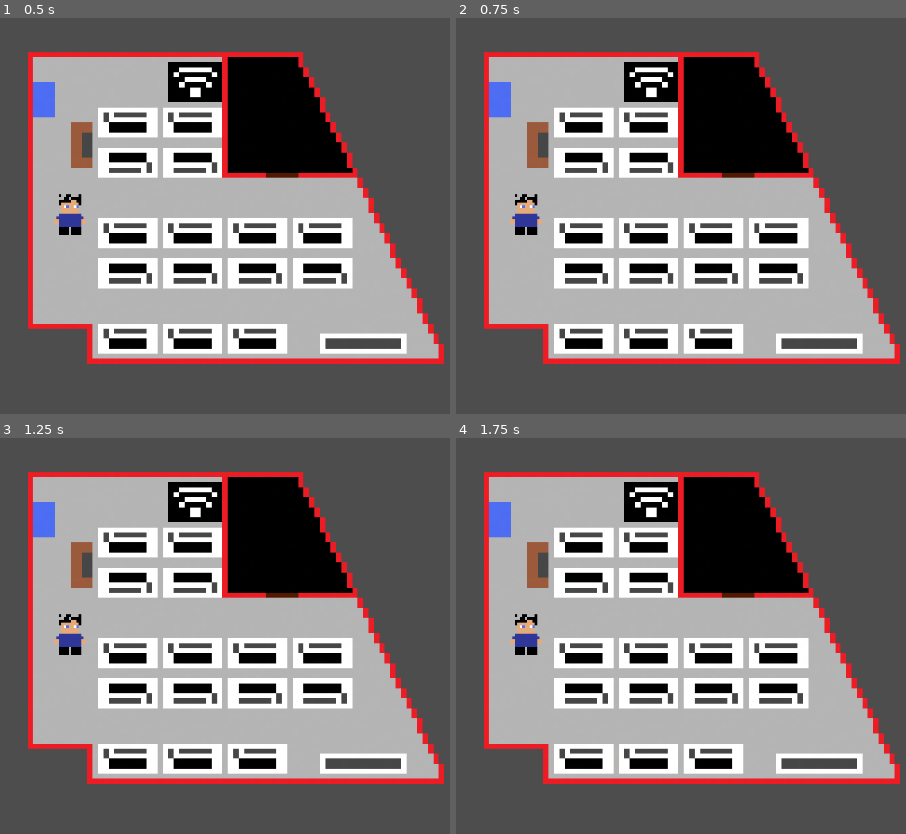
Above: before the commit, frames 1-4 (two rows, left to right).
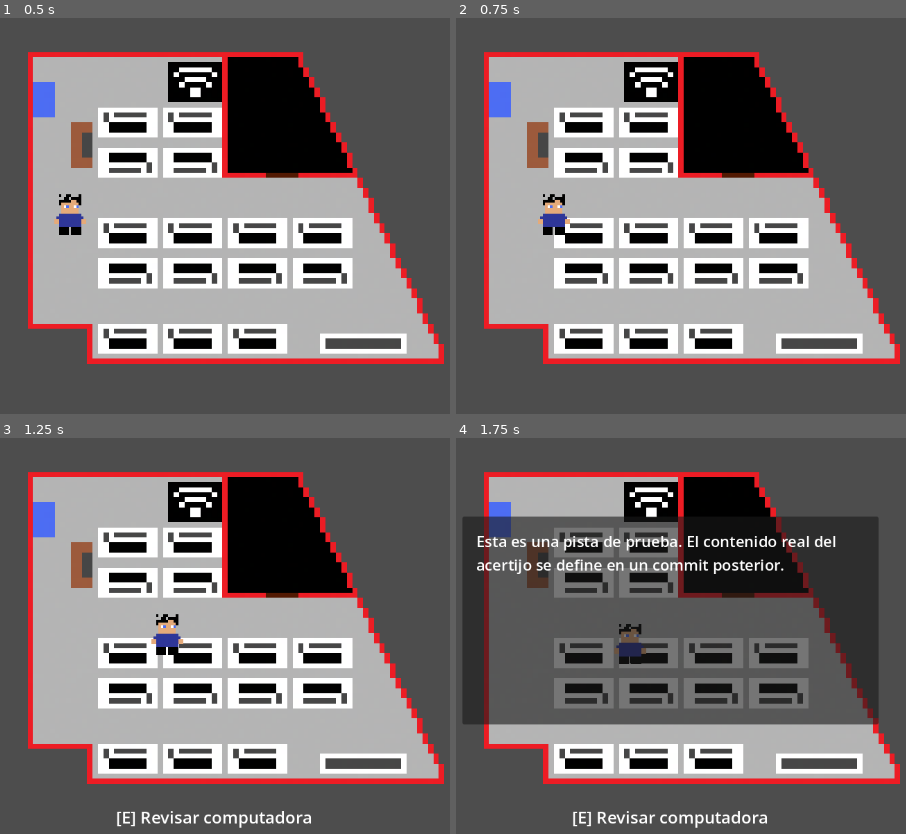
Above: after the commit, the same moments.

Repository: Instituto-Politecnico-Modelo/Four-Nights-At-Marinelli-s
Game: Godot game, scene res://niveles/nivel1.tscn
Same seed, same stepped clock (60 frames per second), same inputs: the game is played once before the commit and once after it.
Inputs:
- Up to frame 1 (0.5 s): no input
- Up to frame 2 (0.75 s): tap Enter at 0.5 s; hold D (mover_derecha, bound only after the commit) from 0.53 s (still down); hold E (interactuar) from 0.53 s (still down)
- Up to frame 3 (1.25 s): keep holding D (mover_derecha, bound only after the commit); keep holding E (interactuar)
- Up to frame 4 (1.75 s): release D (mover_derecha, bound only after the commit) at 1.28 s; release E (interactuar) at 1.28 s; hold S (mover_abajo, bound only after the commit) from 1.28 s (still down); tap E (interactuar) at 1.35 s

Frame 1 is identical in both runs. In frame 2, 1.0% of the frame differs, in the area x 12-26%, y 44-55%; in frame 3, 1.7%; in frame 4, 43%, in the area x 1-94%, y 19-99%.

Commit message:
feat: escondites en escritorios, WASD y limites del mapa

Diff:
--- a/new-game-project/autoloads/game_manager.gd
+++ b/new-game-project/autoloads/game_manager.gd
@@ -8,10 +8,12 @@
 
 var estado_actual: LevelState = LevelState.INVESTIGANDO
 var ui_modal_abierta: bool = false
+var charlie_escondido: bool = false
 
 func _ready() -> void:
 	SignalBus.laptop_desbloqueada.connect(_on_laptop_unlocked)
 	SignalBus.charlie_atrapado.connect(_on_charlie_caught)
+	SignalBus.charlie_escondido.connect(_on_charlie_escondido)
 
 
 func _on_laptop_unlocked() -> void:
@@ -19,3 +21,6 @@
 
 func _on_charlie_caught() -> void:
 	estado_actual = LevelState.ATRAPADO
+
+func _on_charlie_escondido(esta_escondido: bool) -> void:
+	charlie_escondido = esta_escondido
--- a/new-game-project/niveles/nivel1.tscn
+++ b/new-game-project/niveles/nivel1.tscn
@@ -5,8 +5,26 @@
 [ext_resource type="PackedScene" uid="uid://bqxqf5j0h3n8t" path="res://ui/interaction_prompt/interaction_prompt.tscn" id="4_prompt"]
 [ext_resource type="PackedScene" uid="uid://dufntffiu550f" path="res://interactuables/computadora/computadora.tscn" id="5_computadora"]
 [ext_resource type="PackedScene" uid="uid://dqx8m2n3v4c5t" path="res://ui/pista_popup/pista_popup.tscn" id="6_pista_popup"]
-[ext_resource type="PackedScene" path="res://interactuables/laptop/laptop.tscn" id="7_laptop"]
-[ext_resource type="PackedScene" path="res://ui/password_input/password_input.tscn" id="8_password_input"]
+[ext_resource type="PackedScene" uid="uid://b8m3x7q2n5w1c" path="res://interactuables/laptop/laptop.tscn" id="7_laptop"]
+[ext_resource type="PackedScene" uid="uid://w2l04duejio6" path="res://ui/password_input/password_input.tscn" id="8_password_input"]
+
+[sub_resource type="RectangleShape2D" id="RectangleShape2D_h7kka"]
+size = Vector2(9, 399)
+
+[sub_resource type="RectangleShape2D" id="RectangleShape2D_p6c0m"]
+size = Vector2(10.363464, 491.83524)
+
+[sub_resource type="RectangleShape2D" id="RectangleShape2D_rml80"]
+size = Vector2(515.5, 11)
+
+[sub_resource type="RectangleShape2D" id="RectangleShape2D_cmcqe"]
+size = Vector2(92.5, 7)
+
+[sub_resource type="RectangleShape2D" id="RectangleShape2D_u8hoo"]
+size = Vector2(7, 56)
+
+[sub_resource type="RectangleShape2D" id="RectangleShape2D_mncda"]
+size = Vector2(396, 9)
 
 [node name="Nivel1" type="Node2D" unique_id=286532851]
 
@@ -19,14 +37,56 @@
 [node name="Charlie" parent="." unique_id=41655106 instance=ExtResource("2_re0in")]
 position = Vector2(368, 363)
 
-[node name="Computadora" parent="." unique_id=353010397 instance=ExtResource("5_computadora")]
-position = Vector2(544, 370)
-
 [node name="Laptop" parent="." unique_id=467114164 instance=ExtResource("7_laptop")]
-position = Vector2(381, 241)
+position = Vector2(385, 244)
 
 [node name="InteractionPrompt" parent="." unique_id=1269442710 instance=ExtResource("4_prompt")]
 
 [node name="PistaPopup" parent="." unique_id=1091795083 instance=ExtResource("6_pista_popup")]
 
 [node name="PasswordInput" parent="." unique_id=1145428047 instance=ExtResource("8_password_input")]
+
+[node name="Paredes" type="Node2D" parent="." unique_id=849180586]
+
+[node name="Izquierda" type="StaticBody2D" parent="Paredes" unique_id=2146413881]
+position = Vector2(311, 310)
+
+[node name="CollisionShape2D" type="CollisionShape2D" parent="Paredes/Izquierda" unique_id=1485721769]
+shape = SubResource("RectangleShape2D_h7kka")
+
+[node name="Diagonal" type="StaticBody2D" parent="Paredes" unique_id=1446110079]
+position = Vector2(802, 331)
+rotation = 2.687807
+
+[node name="CollisionShape2D" type="CollisionShape2D" parent="Paredes/Diagonal" unique_id=594599038]
+position = Vector2(2.9444695e-05, -6.842613e-05)
+shape = SubResource("RectangleShape2D_p6c0m")
+
+[node name="Abajo" type="StaticBody2D" parent="Paredes" unique_id=733374107]
+position = Vector2(649, 556)
+
+[node name="CollisionShape2D" type="CollisionShape2D" parent="Paredes/Abajo" unique_id=712199651]
+shape = SubResource("RectangleShape2D_rml80")
+
+[node name="AbajoChico" type="StaticBody2D" parent="Paredes" unique_id=829769466]
+position = Vector2(354, 505)
+
+[node name="CollisionShape2D" type="CollisionShape2D" parent="Paredes/AbajoChico" unique_id=1943255165]
+shape = SubResource("RectangleShape2D_cmcqe")
+
+[node name="IzquierdaChico" type="StaticBody2D" parent="Paredes" unique_id=1548507404]
+position = Vector2(396, 530)
+
+[node name="CollisionShape2D" type="CollisionShape2D" parent="Paredes/IzquierdaChico" unique_id=1517603625]
+shape = SubResource("RectangleShape2D_u8hoo")
+
+[node name="Arriba" type="StaticBody2D" parent="Paredes" unique_id=818097161]
+position = Vector2(505, 114)
+
+[node name="CollisionShape2D" type="CollisionShape2D" parent="Paredes/Arriba" unique_id=2017843193]
+shape = SubResource("RectangleShape2D_mncda")
+
+[node name="Escritorios" type="Node2D" parent="." unique_id=384591728]
+
+[node name="Computadora" parent="Escritorios" unique_id=353010397 instance=ExtResource("5_computadora")]
+position = Vector2(544, 370)
--- a/new-game-project/personajes/charlie/charlie.tscn
+++ b/new-game-project/personajes/charlie/charlie.tscn
@@ -4,6 +4,7 @@
 [ext_resource type="Texture2D" uid="uid://4r7v8n5gw6gm" path="res://assests/charlieIzquierda.png" id="2_izquierda"]
 [ext_resource type="Script" uid="uid://dbb8u8jcyd6xq" path="res://personajes/charlie/componentes/movement_component.gd" id="3_movimiento"]
 [ext_resource type="Script" uid="uid://167384ghfdyj" path="res://personajes/charlie/componentes/interactor_component.gd" id="4_interactor"]
+[ext_resource type="Script" path="res://personajes/charlie/componentes/hiding_component.gd" id="5_hiding"]
 
 [sub_resource type="CapsuleShape2D" id="CapsuleShape2D_v3ogq"]
 height = 64.0
@@ -40,3 +41,6 @@
 [node name="CollisionShape2D" type="CollisionShape2D" parent="InteractorComponent" unique_id=459877454]
 position = Vector2(0, -34)
 shape = SubResource("CircleShape2D_interactor")
+
+[node name="HidingComponent" type="Node" parent="."]
+script = ExtResource("5_hiding")
--- /dev/null
+++ b/new-game-project/personajes/charlie/componentes/hiding_component.gd
@@ -0,0 +1,57 @@
+extends Node
+class_name HidingComponent
+## HidingComponent
+## Permite a Charlie esconderse/salir con una tecla propia ("esconderse"),
+## siempre que una Computadora este actualmente enfocada (en rango del
+## InteractorComponent) - los escondites de la Fase 1 son los mismos
+## escritorios que tienen las pistas. No depende de la accion generica
+## "interactuar". Mientras esta escondido: el sprite se oculta y el
+## MovementComponent hermano deja de procesar fisica, asi Charlie queda
+## inmovil hasta salir.
+
+@export var cuerpo: CharacterBody2D
+@export var sprite: Sprite2D
+@export var movimiento: MovementComponent
+
+var esta_escondido: bool = false
+var _escondite_en_rango: Computadora = null
+
+
+func _ready() -> void:
+	if cuerpo == null:
+		cuerpo = get_parent() as CharacterBody2D
+	if sprite == null and cuerpo != null:
+		sprite = cuerpo.get_node_or_null("Sprite") as Sprite2D
+	if movimiento == null and cuerpo != null:
+		movimiento = cuerpo.get_node_or_null("MovementComponent") as MovementComponent
+
+	SignalBus.interactuable_enfocado.connect(_on_enfocado)
+	SignalBus.interactuable_desenfocado.connect(_on_desenfocado)
+
+
+func _unhandled_input(event: InputEvent) -> void:
+	if event.is_action_pressed("esconderse") and _escondite_en_rango != null:
+		_alternar()
+
+
+func _on_enfocado(interactuable: Node) -> void:
+	var duenio: Node = interactuable.get_parent()
+	if duenio is Computadora:
+		_escondite_en_rango = duenio
+
+
+func _on_desenfocado(interactuable: Node) -> void:
+	var duenio: Node = interactuable.get_parent()
+	if duenio == _escondite_en_rango:
+		_escondite_en_rango = null
+
+
+func _alternar() -> void:
+	esta_escondido = not esta_escondido
+	SignalBus.charlie_escondido.emit(esta_escondido)
+
+	if sprite:
+		sprite.visible = not esta_escondido
+
+	if movimiento:
+		movimiento.set_physics_process(not esta_escondido)
--- a/new-game-project/project.godot
+++ b/new-game-project/project.godot
@@ -24,27 +24,32 @@
 
 mover_arriba={
 "deadzone": 0.5,
-"events": [Object(InputEventKey,"resource_local_to_scene":fa …(140 unchanged characters)… d":false,"keycode":0,"physical_keycode":4194320,"key_label":0,"unicode":0,"location":0,"echo":false,"script":null)
+"events": [Object(InputEventKey,"resource_local_to_scene":fa …(140 unchanged characters)… d":false,"keycode":0,"physical_keycode":87,"key_label":0,"unicode":0,"location":0,"echo":false,"script":null)
 ]
 }
 mover_abajo={
 "deadzone": 0.5,
-"events": [Object(InputEventKey,"resource_local_to_scene":fa …(140 unchanged characters)… d":false,"keycode":0,"physical_keycode":4194322,"key_label":0,"unicode":0,"location":0,"echo":false,"script":null)
+"events": [Object(InputEventKey,"resource_local_to_scene":fa …(140 unchanged characters)… d":false,"keycode":0,"physical_keycode":83,"key_label":0,"unicode":0,"location":0,"echo":false,"script":null)
 ]
 }
 mover_izquierda={
 "deadzone": 0.5,
-"events": [Object(InputEventKey,"resource_local_to_scene":fa …(140 unchanged characters)… d":false,"keycode":0,"physical_keycode":4194319,"key_label":0,"unicode":0,"location":0,"echo":false,"script":null)
+"events": [Object(InputEventKey,"resource_local_to_scene":fa …(140 unchanged characters)… d":false,"keycode":0,"physical_keycode":65,"key_label":0,"unicode":0,"location":0,"echo":false,"script":null)
 ]
 }
 mover_derecha={
 "deadzone": 0.5,
-"events": [Object(InputEventKey,"resource_local_to_scene":fa …(140 unchanged characters)… d":false,"keycode":0,"physical_keycode":4194321,"key_label":0,"unicode":0,"location":0,"echo":false,"script":null)
+"events": [Object(InputEventKey,"resource_local_to_scene":fa …(140 unchanged characters)… d":false,"keycode":0,"physical_keycode":68,"key_label":0,"unicode":0,"location":0,"echo":false,"script":null)
 ]
 }
 interactuar={
 "deadzone": 0.5,
 "events": [Object(InputEventKey,"resource_local_to_scene":false,"resource_name":"","device":-1,"window_id":0,"alt_press …(190 unchanged characters)…
+]
+}
+esconderse={
+"deadzone": 0.5,
+"events": [Object(InputEventKey,"resource_local_to_scene":false,"resource_name":"","device":-1,"window_id":0,"alt_pressed":false,"shift_pressed":false,"ctrl_pressed":false,"meta_pressed":false,"pressed":false,"keycode":0,"physical_keycode":67,"key_label":0,"unicode":0,"location":0,"echo":false,"script":null)
 ]
 }
 
Binary file removed: new-game-project/interactuables/computadora/Captura de pantalla 2026-09-27 015921.png
Not shown, removed: new-game-project/interactuables/computadora/Captura de pantalla 2026-09-27 015921.png.import
Not shown, added: new-game-project/personajes/charlie/componentes/hiding_component.gd.uid
Not shown, removed: new-game-project/interactuables/escondite/.gitkeep
